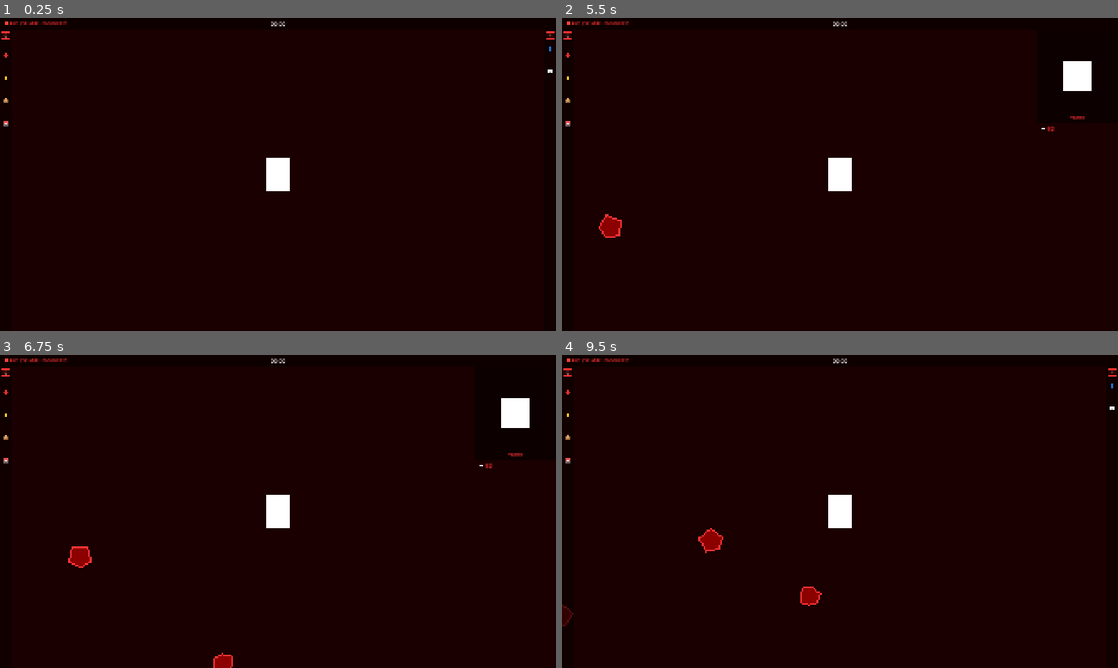
Above: before the commit, frames 1-4 (two rows, left to right).
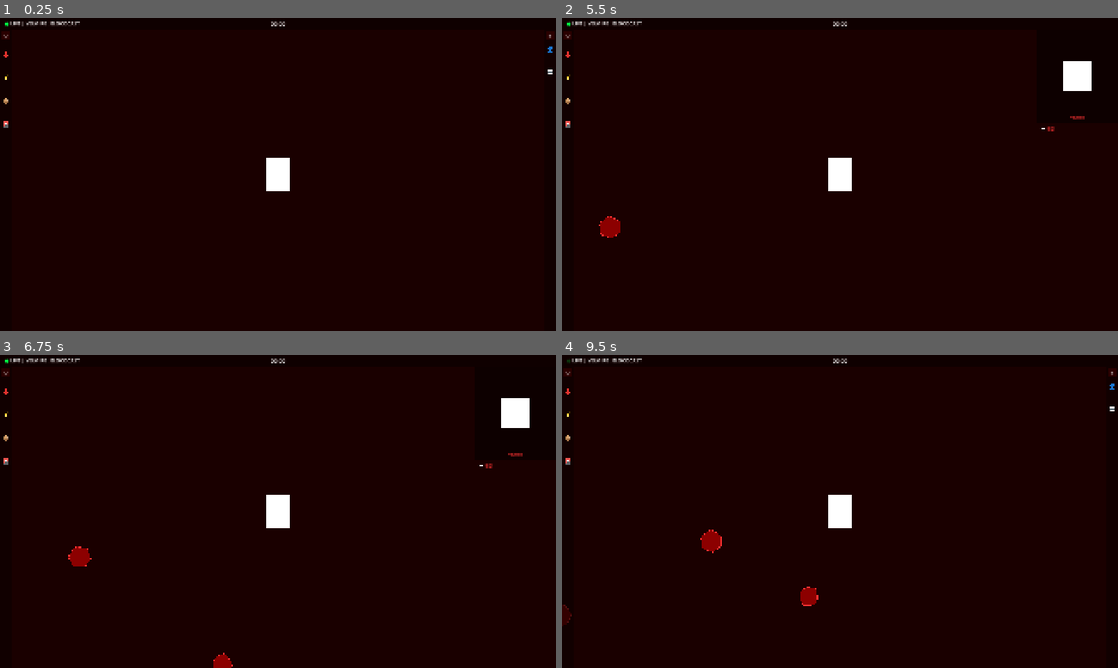
Above: after the commit, the same moments.

Repository: chalie-chariot/velmire
Game: Godot game, scene res://scenes/Main.tscn
Two runs of this game, one before a commit and one after it. Both use one fixed random seed, a clock stepped at 60 frames per second and the inputs below.
Inputs (mouse positions are in pixels of both pictures, inside the frame that each line leads up to):
- Up to frame 1 (0.25 s): no input
- Up to frame 2 (5.5 s): tap Enter at 0.5, 2, 3.5 s; move the mouse to (962, 158) at 0.52 s; tap Q at 0.6, 5.1 s; click (962, 158) at 0.67 s; tap Space at 1.25, 2.75, 4.25 s; drag from (728, 190) to (812, 237) at 1.27 s; move the mouse to (895, 105) at 2.02 s; tap R at 2.1 s; click (895, 105) at 2.17 s; drag from (812, 237) to (673, 127) at 2.77 s; move the mouse to (1006, 221) at 3.52 s; tap E at 3.6 s; click (1006, 221) at 3.67 s; drag from (673, 127) to (756, 96) at 4.27 s; move the mouse to (867, 174) at 5.02 s; click (867, 174) at 5.17 s
- Up to frame 3 (6.75 s): drag from (194, 433) to (166, 527) at 5.77 s; move the mouse to (400, 495) at 6.52 s; tap R at 6.6 s; click (400, 495) at 6.67 s
- Up to frame 4 (9.5 s): drag from (728, 527) to (812, 574) at 7.27 s; move the mouse to (895, 442) at 8.02 s; tap E at 8.1 s; click (895, 442) at 8.17 s; drag from (812, 574) to (673, 464) at 8.77 s

The runs differ from the first frame. In frame 1, 0.2% of the frame differs, in the area x 0-100%, y 1-36%; in frame 2, 0.3%; in frame 3, 0.3%; in frame 4, 0.4%, in the area x 0-100%, y 1-87%.

Commit message:
ui 디자인 ver 02

Diff:
--- a/velmire/scenes/Main.tscn
+++ b/velmire/scenes/Main.tscn
@@ -122,16 +122,27 @@
 offset_bottom = 40.0
 theme_override_styles/panel = SubResource("StyleBoxFlat_topbar")
 
-[node name="LiveLabel" type="Label" parent="CanvasLayer/TopBar"]
+[node name="LiveDot" type="Label" parent="CanvasLayer/TopBar"]
 layout_mode = 1
 anchors_preset = 0
 offset_left = 16.0
-offset_top = 8.0
-offset_right = 400.0
-offset_bottom = 32.0
-theme_override_colors/font_color = Color(1, 0.2, 0.2, 1)
-theme_override_font_sizes/font_size = 14
-text = "🔴 LIVE | VELMIRE : BLOODCAST"
+offset_top = 6.0
+offset_right = 36.0
+offset_bottom = 34.0
+theme_override_colors/font_color = Color(0, 1, 0.267, 1)
+theme_override_font_sizes/font_size = 17
+text = "●"
+
+[node name="LiveText" type="Label" parent="CanvasLayer/TopBar"]
+layout_mode = 1
+anchors_preset = 0
+offset_left = 36.0
+offset_top = 6.0
+offset_right = 420.0
+offset_bottom = 34.0
+theme_override_colors/font_color = Color(1, 1, 1, 1)
+theme_override_font_sizes/font_size = 17
+text = "LIVE | VELMIRE : BLOODCAST"
 
 [node name="TimerLabel" type="Label" parent="CanvasLayer/TopBar"]
 layout_mode = 1
@@ -243,10 +254,10 @@
 [node name="KeyBox" type="Panel" parent="CanvasLayer/LeftTab"]
 layout_mode = 1
 anchors_preset = 0
-offset_left = 4.0
-offset_top = 8.0
-offset_right = 36.0
-offset_bottom = 32.0
+offset_left = 6.0
+offset_top = 6.0
+offset_right = 34.0
+offset_bottom = 34.0
 theme_override_styles/panel = SubResource("StyleBoxFlat_key_box")
 
 [node name="Label" type="Label" parent="CanvasLayer/LeftTab/KeyBox"]
@@ -257,13 +268,13 @@
 anchor_right = 0.5
 anchor_bottom = 0.5
 offset_left = -10.0
-offset_top = -8.0
+offset_top = -10.0
 offset_right = 10.0
-offset_bottom = 8.0
-grow_horizontal = 2
-grow_vertical = 2
-theme_override_colors/font_color = Color(1, 1, 1, 1)
-theme_override_font_sizes/font_size = 12
+offset_bottom = 10.0
+grow_horizontal = 2
+grow_vertical = 2
+theme_override_colors/font_color = Color(1, 1, 1, 1)
+theme_override_font_sizes/font_size = 15
 text = "Q"
 horizontal_alignment = 1
 vertical_alignment = 1
@@ -273,13 +284,13 @@
 anchors_preset = 5
 anchor_left = 0.5
 anchor_right = 0.5
-offset_left = -10.0
-offset_top = 70.0
-offset_right = 10.0
-offset_bottom = 90.0
-grow_horizontal = 2
-theme_override_colors/font_color = Color(1, 1, 1, 1)
-theme_override_font_sizes/font_size = 20
+offset_left = -12.0
+offset_top = 68.0
+offset_right = 12.0
+offset_bottom = 94.0
+grow_horizontal = 2
+theme_override_colors/font_color = Color(1, 1, 1, 1)
+theme_override_font_sizes/font_size = 24
 text = "🩸"
 horizontal_alignment = 1
 
@@ -288,13 +299,13 @@
 anchors_preset = 5
 anchor_left = 0.5
 anchor_right = 0.5
-offset_left = -10.0
-offset_top = 150.0
-offset_right = 10.0
-offset_bottom = 170.0
-grow_horizontal = 2
-theme_override_colors/font_color = Color(1, 1, 1, 1)
-theme_override_font_sizes/font_size = 20
+offset_left = -12.0
+offset_top = 148.0
+offset_right = 12.0
+offset_bottom = 174.0
+grow_horizontal = 2
+theme_override_colors/font_color = Color(1, 1, 1, 1)
+theme_override_font_sizes/font_size = 24
 text = "⚡"
 horizontal_alignment = 1
 
@@ -303,13 +314,13 @@
 anchors_preset = 5
 anchor_left = 0.5
 anchor_right = 0.5
-offset_left = -10.0
-offset_top = 230.0
-offset_right = 10.0
-offset_bottom = 250.0
-grow_horizontal = 2
-theme_override_colors/font_color = Color(1, 1, 1, 1)
-theme_override_font_sizes/font_size = 20
+offset_left = -12.0
+offset_top = 228.0
+offset_right = 12.0
+offset_bottom = 254.0
+grow_horizontal = 2
+theme_override_colors/font_color = Color(1, 1, 1, 1)
+theme_override_font_sizes/font_size = 24
 text = "📦"
 horizontal_alignment = 1
 
@@ -318,13 +329,13 @@
 anchors_preset = 5
 anchor_left = 0.5
 anchor_right = 0.5
-offset_left = -10.0
-offset_top = 310.0
-offset_right = 10.0
-offset_bottom = 330.0
-grow_horizontal = 2
-theme_override_colors/font_color = Color(1, 1, 1, 1)
-theme_override_font_sizes/font_size = 20
+offset_left = -12.0
+offset_top = 308.0
+offset_right = 12.0
+offset_bottom = 334.0
+grow_horizontal = 2
+theme_override_colors/font_color = Color(1, 1, 1, 1)
+theme_override_font_sizes/font_size = 24
 text = "🎴"
 horizontal_alignment = 1
 
@@ -752,10 +763,10 @@
 [node name="KeyBox" type="Panel" parent="CanvasLayer/RightTab"]
 layout_mode = 1
 anchors_preset = 0
-offset_left = 4.0
-offset_top = 8.0
-offset_right = 36.0
-offset_bottom = 32.0
+offset_left = 6.0
+offset_top = 6.0
+offset_right = 34.0
+offset_bottom = 34.0
 theme_override_styles/panel = SubResource("StyleBoxFlat_key_box")
 
 [node name="Label" type="Label" parent="CanvasLayer/RightTab/KeyBox"]
@@ -766,13 +777,13 @@
 anchor_right = 0.5
 anchor_bottom = 0.5
 offset_left = -10.0
-offset_top = -8.0
+offset_top = -10.0
 offset_right = 10.0
-offset_bottom = 8.0
-grow_horizontal = 2
-grow_vertical = 2
-theme_override_colors/font_color = Color(1, 1, 1, 1)
-theme_override_font_sizes/font_size = 12
+offset_bottom = 10.0
+grow_horizontal = 2
+grow_vertical = 2
+theme_override_colors/font_color = Color(1, 1, 1, 1)
+theme_override_font_sizes/font_size = 15
 text = "E"
 horizontal_alignment = 1
 vertical_alignment = 1
@@ -782,13 +793,13 @@
 anchors_preset = 5
 anchor_left = 0.5
 anchor_right = 0.5
-offset_left = -10.0
-offset_top = 50.0
-offset_right = 10.0
-offset_bottom = 70.0
-grow_horizontal = 2
-theme_override_colors/font_color = Color(1, 1, 1, 1)
-theme_override_font_sizes/font_size = 20
+offset_left = -12.0
+offset_top = 48.0
+offset_right = 12.0
+offset_bottom = 74.0
+grow_horizontal = 2
+theme_override_colors/font_color = Color(1, 1, 1, 1)
+theme_override_font_sizes/font_size = 24
 text = "👤"
 horizontal_alignment = 1
 
@@ -797,13 +808,13 @@
 anchors_preset = 5
 anchor_left = 0.5
 anchor_right = 0.5
-offset_left = -10.0
-offset_top = 130.0
-offset_right = 10.0
-offset_bottom = 150.0
-grow_horizontal = 2
-theme_override_colors/font_color = Color(1, 1, 1, 1)
-theme_override_font_sizes/font_size = 20
+offset_left = -12.0
+offset_top = 128.0
+offset_right = 12.0
+offset_bottom = 154.0
+grow_horizontal = 2
+theme_override_colors/font_color = Color(1, 1, 1, 1)
+theme_override_font_sizes/font_size = 24
 text = "💬"
 horizontal_alignment = 1
 
--- a/velmire/scripts/BloodEntityAI.gd
+++ b/velmire/scripts/BloodEntityAI.gd
@@ -12,12 +12,25 @@
 	_generate_points()
 
 func _generate_points() -> void:
-	var num: int = randi_range(5, 8)
+	var num: int = randi_range(6, 9)
 	var base_r: float = randf_range(27.0, 42.0)
+	_points.clear()
 	for i in range(num):
 		var angle: float = (2.0 * PI / num) * i
-		var r: float = base_r + randf_range(-12.0, 12.0)
+		var r: float = base_r + randf_range(-8.0, 8.0)
 		_points.append(Vector2(cos(angle) * r, sin(angle) * r))
+
+func _get_smooth_points() -> PackedVector2Array:
+	var smooth: PackedVector2Array = []
+	var count: int = _points.size()
+	for i in range(count):
+		var curr: Vector2 = _points[i]
+		var next: Vector2 = _points[(i + 1) % count]
+		var prev: Vector2 = _points[(i - 1 + count) % count]
+		smooth.append(curr.lerp(prev, 0.16))
+		smooth.append(curr.lerp((prev + next) / 2.0, 0.08))
+		smooth.append(curr.lerp(next, 0.16))
+	return smooth
 
 func _process(delta: float) -> void:
 	rotation += _rotation_speed * delta
@@ -28,8 +41,9 @@
 func _draw() -> void:
 	if _points.size() == 0:
 		return
-	draw_colored_polygon(_points, Color(0.55, 0.0, 0.0, 1.0))
-	for i in range(_points.size()):
-		var a: Vector2 = _points[i]
-		var b: Vector2 = _points[(i + 1) % _points.size()]
-		draw_line(a, b, Color(1.0, 0.2, 0.2, 1.0))
+	var smooth: PackedVector2Array = _get_smooth_points()
+	draw_colored_polygon(smooth, Color(0.55, 0.0, 0.0, 1.0))
+	for i in range(smooth.size()):
+		var a: Vector2 = smooth[i]
+		var b: Vector2 = smooth[(i + 1) % smooth.size()]
+		draw_line(a, b, Color(1.0, 0.2, 0.2, 1.0), 1.5)
--- a/velmire/scripts/Main.gd
+++ b/velmire/scripts/Main.gd
@@ -3,6 +3,7 @@
 @onready var blood_entity_scene = preload("res://scenes/BloodEntity.tscn")
 @onready var _coffin_rect: ColorRect = $CanvasLayer/Coffin
 @onready var _vignette: ColorRect = $CanvasLayer/VignetteOverlay
+@onready var _live_dot: Label = $CanvasLayer/TopBar/LiveDot
 var _left_tween: Tween
 var _right_tween: Tween
 var _hp_tween: Tween
@@ -16,6 +17,8 @@
 var coffin_max_hp: float = 100.0
 var _hp_hide_timer: float = 0.0
 var _hp_visible: bool = false
+var _blink_timer: float = 0.0
+var _blink_state: bool = true
 var _is_game_over: bool = false
 var _shake_intensity: float = 0.0
 var _shake_duration: float = 0.0
@@ -36,6 +39,17 @@
 	if _is_game_over:
 		_apply_shake(delta)
 		return
+	_blink_timer += delta
+	if _blink_timer >= 0.8:
+		_blink_timer = 0.0
+		_blink_state = !_blink_state
+		_live_dot.modulate.a = 1.0 if _blink_state else 0.2
+	if coffin_hp >= 45:
+		_live_dot.add_theme_color_override("font_color", Color(0, 1, 0.267, 1))
+	elif coffin_hp >= 13:
+		_live_dot.add_theme_color_override("font_color", Color(1, 1, 0, 1))
+	else:
+		_live_dot.add_theme_color_override("font_color", Color(1, 0, 0, 1))
 	spawn_timer += delta
 	if spawn_timer >= spawn_interval:
 		spawn_timer = 0.0
@@ -174,6 +188,8 @@
 
 func _game_over() -> void:
 	_is_game_over = true
+	_live_dot.modulate.a = 1.0
+	_live_dot.add_theme_color_override("font_color", Color(0.8, 0.0, 0.0, 1.0))
 	get_tree().paused = true
 
 	var overlay: ColorRect = ColorRect.new()
